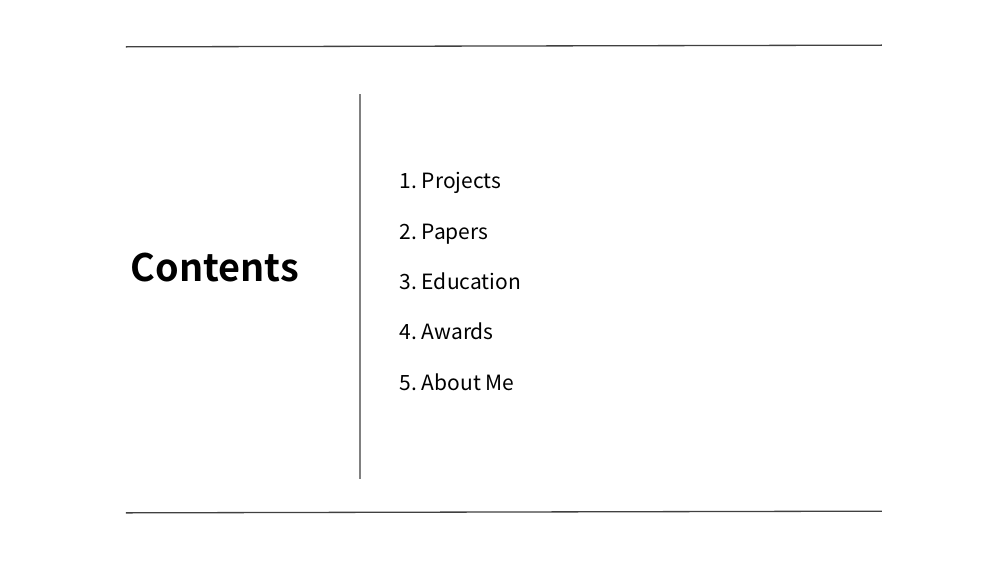
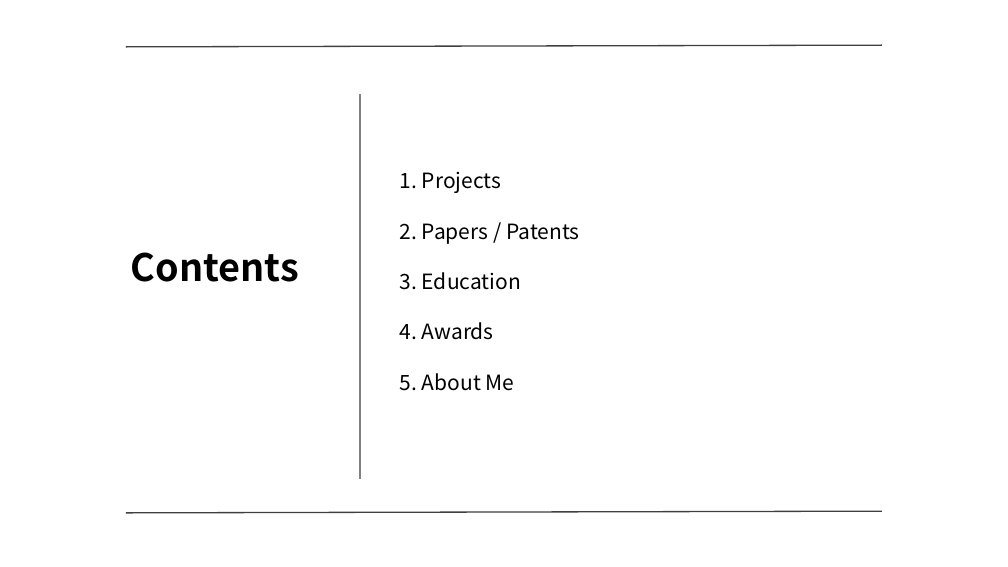
Before and after one commit to arbc139/portfolio, a slide deck: slide 2 of pptx/Portfolio.pptx. Drawn at 1008x567 pixels with LibreOffice and Linux fonts; fonts in the diff are those of the drawing. Boxes give left, top, right and bottom in pixels: in the first picture for what was removed or moved away, otherwise in the second. Text is boxed around its words. In the diff, an @@ line names an element or a change of style, - is before the commit and + after.

Commit message:
Adds patent, paper infos to portfolio.

```diff
--- a/pptx/Portfolio.pptx
+++ b/pptx/Portfolio.pptx
@@ text at [400, 223, 579, 244]: text changed @@
-2. Papers
+2. Papers / Patents
```
Also in this commit, not shown: 2 other slides changed, 1 slide added, 3 other files.
